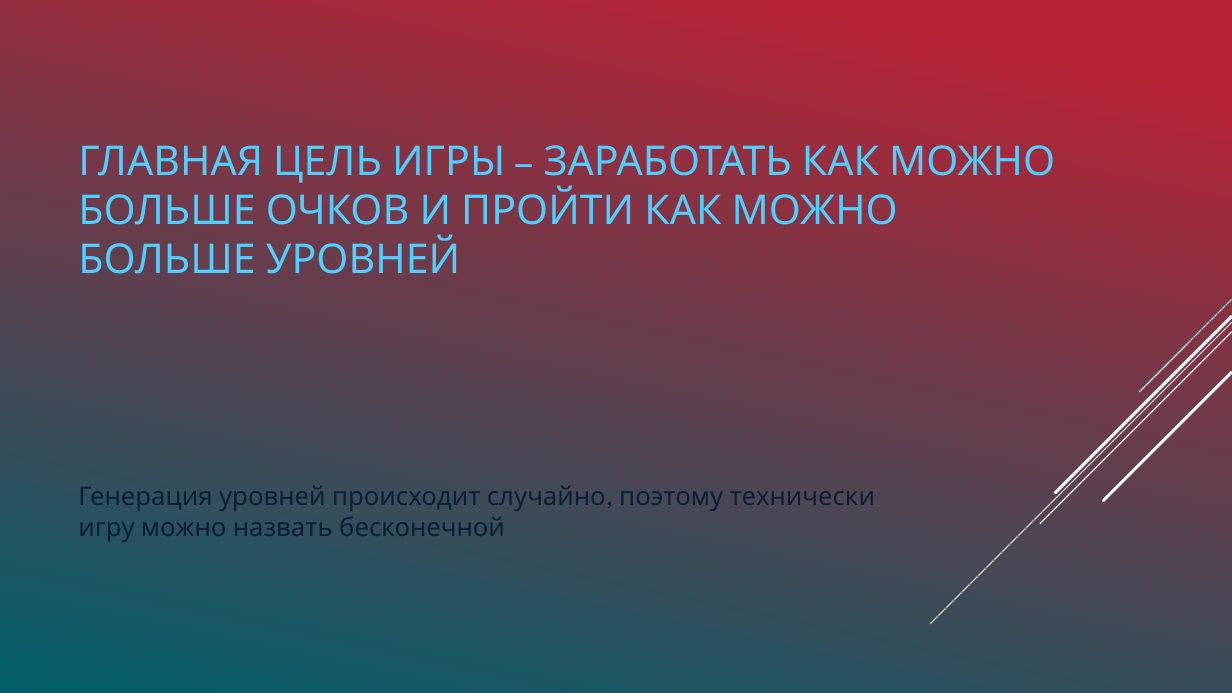
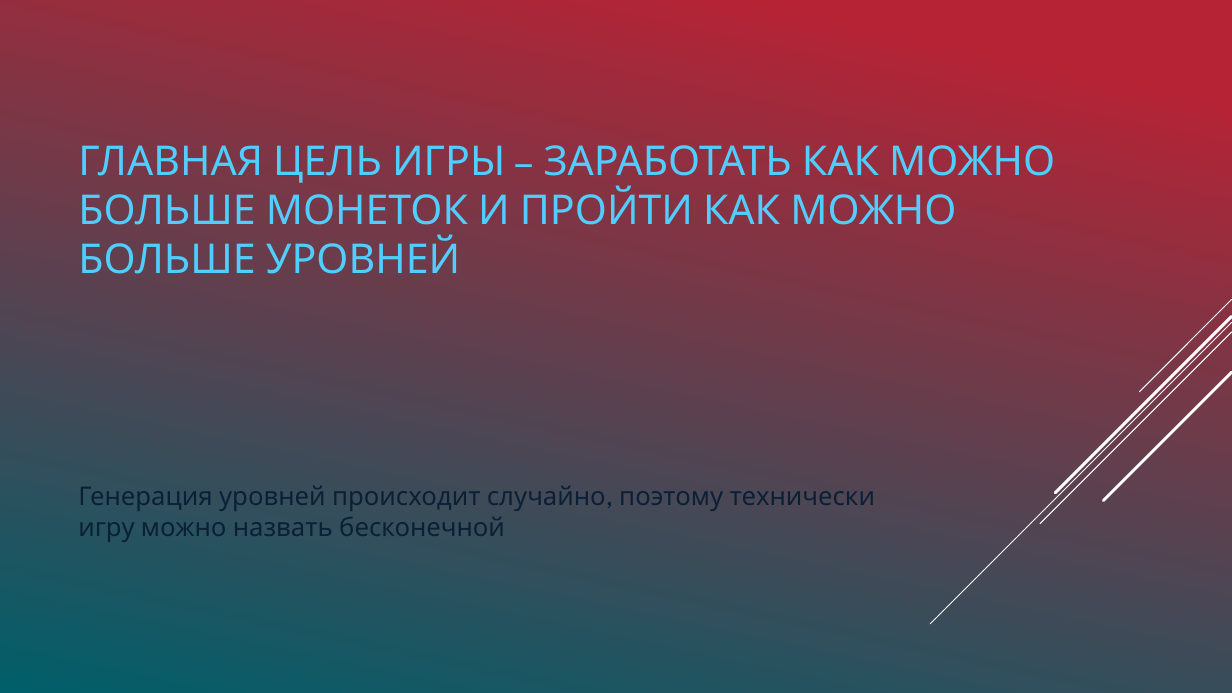
Before and after one commit to mav735/PygameEscapeFrom, a slide deck: slide 2 of Presentation/Проект PyGame.pptx. Drawn at 1232x693 pixels with LibreOffice and Linux fonts; fonts in the diff are those of the drawing. Boxes give left, top, right and bottom in pixels: in the first picture for what was removed or moved away, otherwise in the second. Text is boxed around its words. In the diff, an @@ line names an element or a change of style, - is before the commit and + after.

```diff
--- a/Presentation/Проект PyGame.pptx
+++ b/Presentation/Проект PyGame.pptx
@@ title at [78,145,1055,274]: text changed @@
-ГЛАВНАЯ ЦЕЛЬ ИГРЫ – ЗАРАБОТАТЬ КАК МОЖНО БОЛЬШЕ ОЧКОВ И ПРОЙТИ КАК МОЖНО БОЛЬШЕ УРОВНЕЙ
+ГЛАВНАЯ ЦЕЛЬ ИГРЫ – ЗАРАБОТАТЬ КАК МОЖНО БОЛЬШЕ МОНЕТОК И ПРОЙТИ КАК МОЖНО БОЛЬШЕ УРОВНЕЙ
```
Also in this commit, not shown: 2 other slides changed, 6 slides added.
